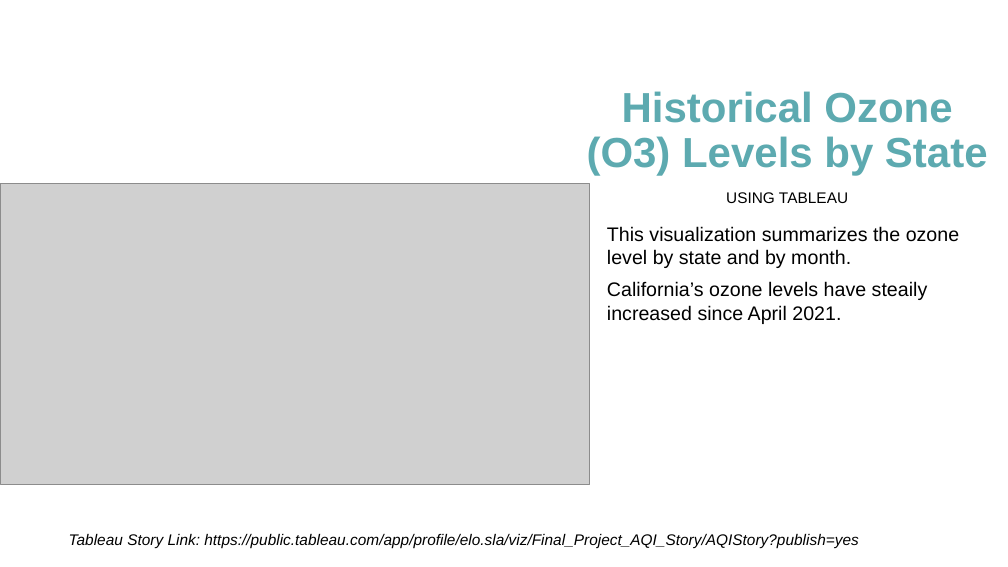
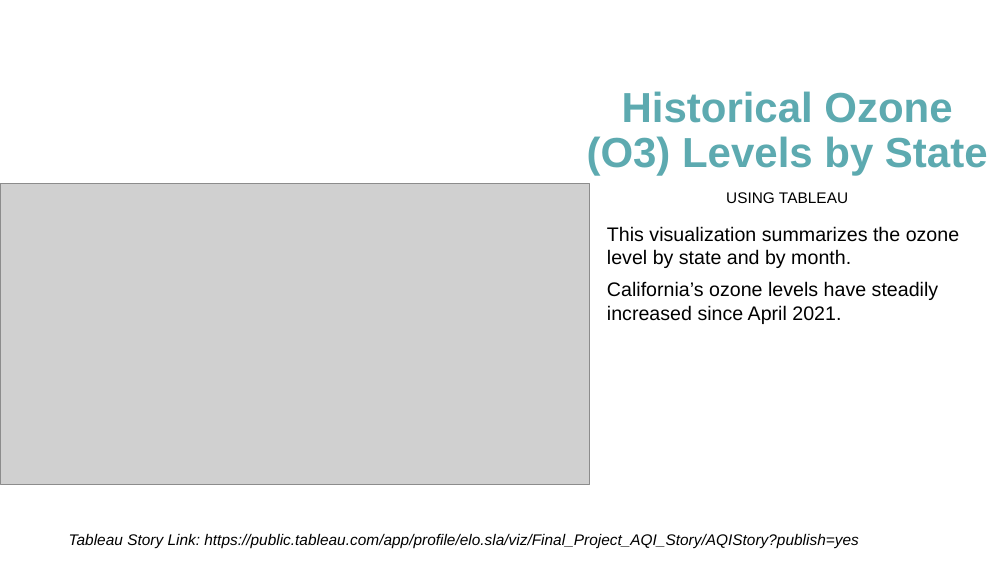
Before and after one commit to mereilly/AQI_Module_20_Final_Project, a slide deck: slide 12 of OpenWeather_AQI_Presentation_Final.pptx. Drawn at 1008x567 pixels with LibreOffice and Linux fonts; fonts in the diff are those of the drawing; grey boxes stand for pictures. Boxes give left, top, right and bottom in pixels: in the first picture for what was removed or moved away, otherwise in the second. Text is boxed around its words. In the diff, an @@ line names an element or a change of style, - is before the commit and + after.

```diff
--- a/OpenWeather_AQI_Presentation_Final.pptx
+++ b/OpenWeather_AQI_Presentation_Final.pptx
@@ text at (x1=607, y1=281, x2=938, y2=324): text changed @@
-California’s ozone levels have steaily increased since April 2021.
+California’s ozone levels have steadily increased since April 2021.
```
Also in this commit, not shown: 7 other slides changed, 1 slide added.
